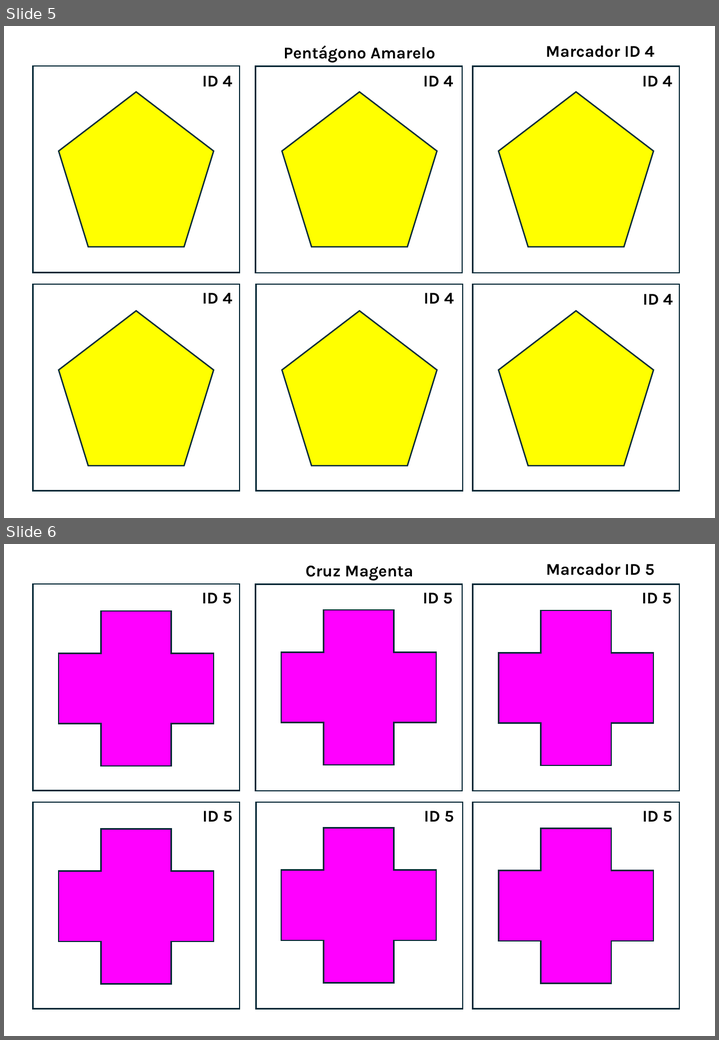
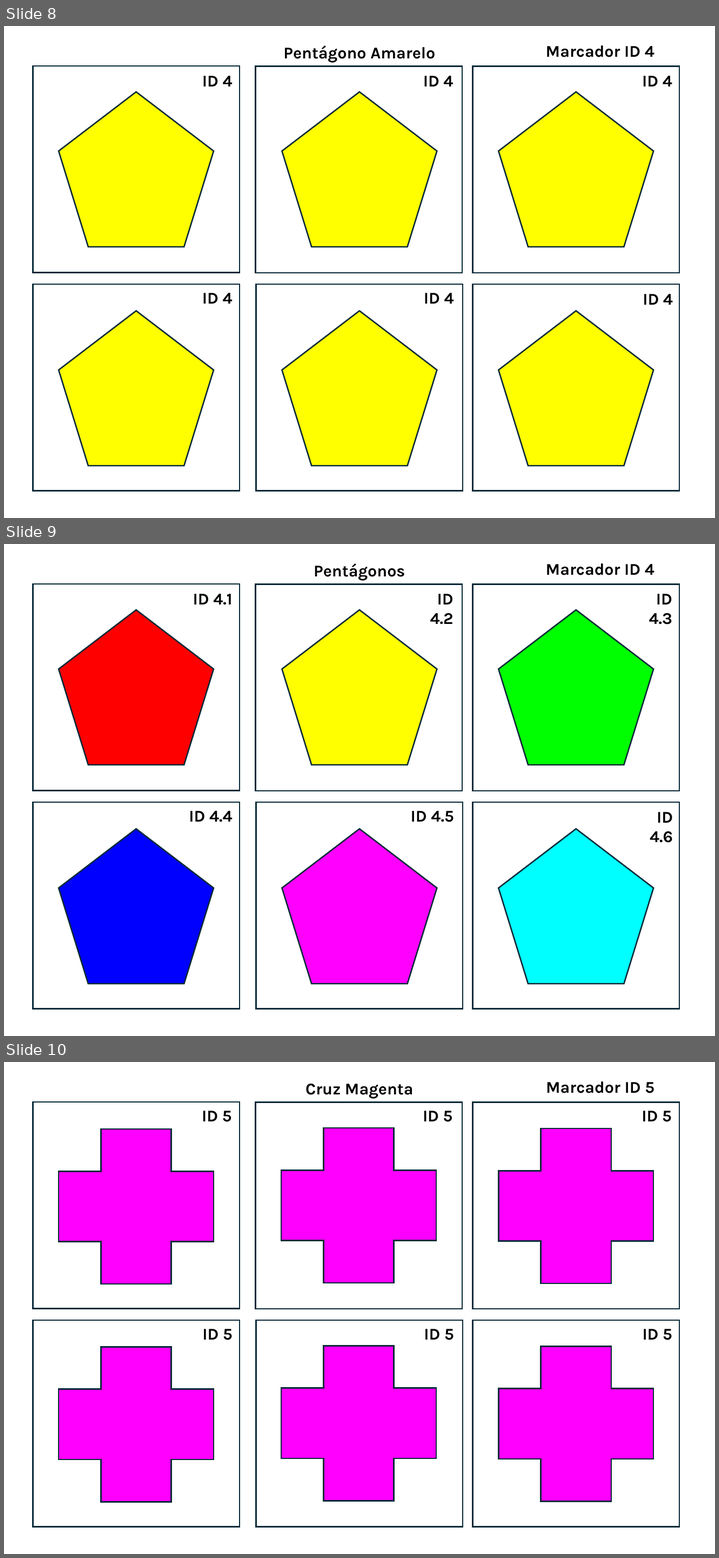
Before and after one commit to joaopavao1979/HuskyCar, a slide deck: prova_azoresbot/mapas/Marcadores_Visuais.pptx. Shown one above the other, each under a label of ours: slides 5 and 6 before the commit, slides 8, 9 and 10 after it. The pictures are 719x1040 and 719x1558 pixels, drawn with LibreOffice and Linux fonts; fonts in the diff are those of the drawing. Boxes give left, top, right and bottom in pixels: in the first picture for what was removed or moved away, otherwise in the second. Text is boxed around its words. In the diff, an @@ line names an element or a change of style, - is before the commit and + after.

```diff
--- a/prova_azoresbot/mapas/Marcadores_Visuais.pptx
+++ b/prova_azoresbot/mapas/Marcadores_Visuais.pptx
@@ slide 9 added at (4, 544, 715, 1036), background #FFFFFF @@
@@ text added at (313, 563, 405, 581), 18 pt, text #000000, bold @@
+Pentágonos
@@ text added at (546, 563, 654, 575), 18 pt, text #000000, bold @@
+Marcador ID 4
@@ rectangle added at (33, 584, 239, 791), outline #092A39 1.5 pt @@
@@ rectangle added at (255, 584, 462, 791), outline #092A39 1.5 pt @@
@@ rectangle added at (473, 584, 679, 791), outline #092A39 1.5 pt @@
@@ text added at (193, 594, 232, 605), 18 pt, text #000000, bold @@
+ID 4.1
@@ text added at (430, 594, 453, 624), 18 pt, text #000000, bold @@
+ID 4.2
@@ text added at (649, 594, 672, 624), 18 pt, text #000000, bold @@
+ID 4.3
@@ pentagon added at (59, 610, 214, 764), fill #FF0000, outline #092A39 1.5 pt @@
@@ pentagon added at (282, 610, 437, 764), fill #FFFF00, outline #092A39 1.5 pt @@
@@ pentagon added at (499, 610, 654, 764), fill #00FF00, outline #092A39 1.5 pt @@
@@ rectangle added at (33, 803, 239, 1009), outline #092A39 1.5 pt @@
@@ rectangle added at (256, 803, 462, 1009), outline #092A39 1.5 pt @@
@@ rectangle added at (473, 803, 679, 1009), outline #092A39 1.5 pt @@
@@ text added at (189, 811, 232, 822), 18 pt, text #000000, bold @@
+ID 4.4
@@ text added at (411, 811, 453, 822), 18 pt, text #000000, bold @@
+ID 4.5
@@ text added at (649, 812, 673, 843), 18 pt, text #000000, bold @@
+ID 4.6
@@ pentagon added at (59, 829, 214, 984), fill #0000FF, outline #092A39 1.5 pt @@
@@ pentagon added at (282, 829, 437, 984), fill #FF00FF, outline #092A39 1.5 pt @@
@@ pentagon added at (499, 829, 654, 984), fill #00FFFF, outline #092A39 1.5 pt @@
@@ what was slide 5 is now slide 8 @@
@@ what was slide 6 is now slide 10 @@
```
Also in this commit, not shown: 4 other slides added, 9 other files.
